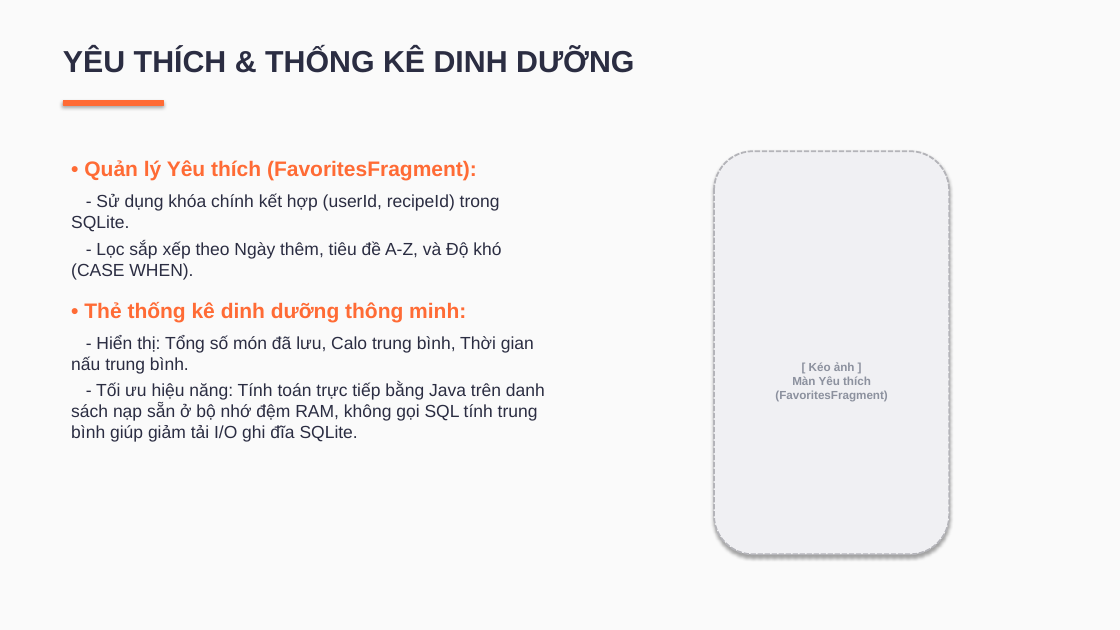
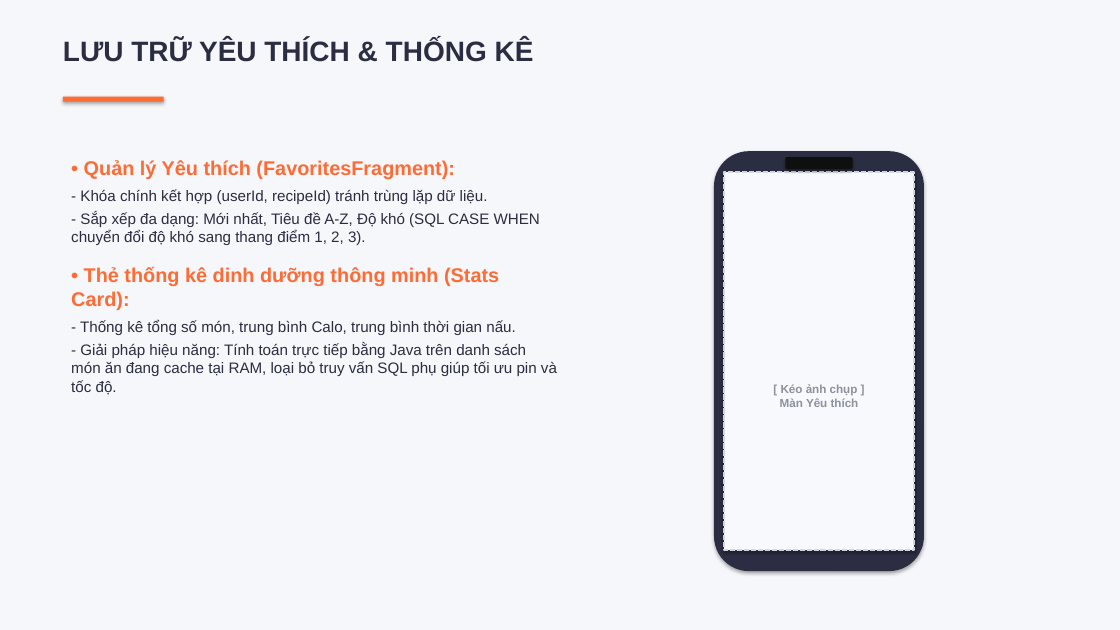
Before and after one commit to Hiu-Small/CookBook-AndroidApp, a slide deck: slide 8 of CookBook_Full_Presentation.pptx (slide 7 before the commit). Drawn at 1120x630 pixels with LibreOffice and Linux fonts; fonts in the diff are those of the drawing. Boxes give left, top, right and bottom in pixels: in the first picture for what was removed or moved away, otherwise in the second. Text is boxed around its words. In the diff, an @@ line names an element or a change of style, - is before the commit and + after.

```diff
--- a/CookBook_Full_Presentation.pptx
+++ b/CookBook_Full_Presentation.pptx
@@ background #FAFAFA to #F5F7FA @@
@@ text at [63,39,534,62]: text changed; size 26 to 24 pt @@
-YÊU THÍCH & THỐNG KÊ DINH DƯỠNG
+LƯU TRỮ YÊU THÍCH & THỐNG KÊ
@@ rectangle: place and size @@
-rectangle at [63,101,164,105]
+rectangle at [63,97,164,102]
@@ rectangle at [63,97,164,102]: outline #FF6B35 0.75 pt to none @@
@@ text at [84,160,455,179]: size 18 to 17 pt in "• Quản lý Yêu thích (FavoritesFragment):"; less space between paragraphs @@
@@ rounded rectangle added at [714,151,924,571], fill #2B2D42 @@
@@ rectangle "[ Kéo ảnh chụp ] ...": place and size @@
-rectangle "[ Kéo ảnh chụp ] ..." at [714,151,949,555]
+rectangle "[ Kéo ảnh chụp ] ..." at [724,172,914,550]
@@ rectangle "[ Kéo ảnh chụp ] ..." at [724,172,914,550]: rounded rectangle to rectangle; fill #F0F0F3 to #F8F9FC; outline #B4B4B9 1.5 pt dashed to #D2D7DF 1.5 pt dashed @@
@@ rounded rectangle added at [786,157,853,169], fill #0F0F0F @@
@@ text at [71,189,557,395]: text changed; size 15 to 13 pt @@
-- Sử dụng khóa chính kết hợp (userId, recipeId) trong SQLite.
-- Lọc sắp xếp theo Ngày thêm, tiêu đề A-Z, và Độ khó (CASE WHEN).
-• Thẻ thống kê dinh dưỡng thông minh:
-- Hiển thị: Tổng số món đã lưu, Calo trung bình, Thời gian nấu trung bình.
-- Tối ưu hiệu năng: Tính toán trực tiếp bằng Java trên danh sách nạp sẵn ở bộ nhớ đệm RAM, không gọi SQL tính trung bình giúp giảm tải I/O ghi đĩa SQLite.
+- Khóa chính kết hợp (userId, recipeId) tránh trùng lặp dữ liệu.
+- Sắp xếp đa dạng: Mới nhất, Tiêu đề A-Z, Độ khó (SQL CASE WHEN chuyển đổi độ khó sang thang điểm 1, 2, 3).
+• Thẻ thống kê dinh dưỡng thông minh (Stats Card):
+- Thống kê tổng số món, trung bình Calo, trung bình thời gian nấu.
+- Giải pháp hiệu năng: Tính toán trực tiếp bằng Java trên danh sách món ăn đang cache tại RAM, loại bỏ truy vấn SQL phụ giúp tối ưu pin và tốc độ.
@@ text in rectangle at [780,384,859,407]: text changed @@
-[ Kéo ảnh ]
-Màn Yêu thích
-(FavoritesFragment)
+[ Kéo ảnh chụp ]
+Màn Yêu thích
```
Also in this commit, not shown: 5 other slides changed, 4 slides added, 3 slides removed, 4 other files.
